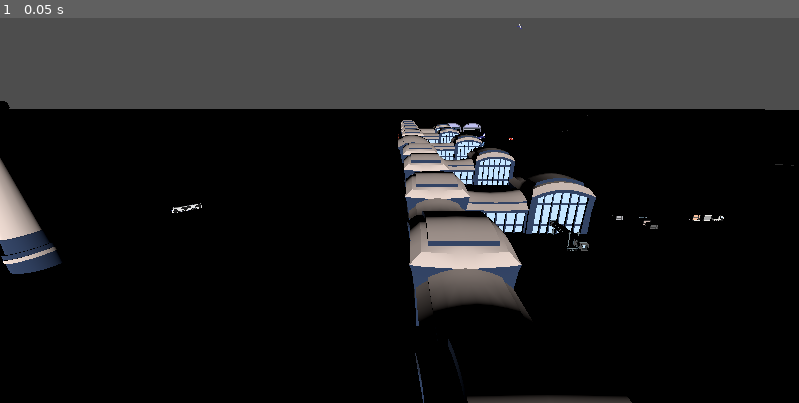
Above: before the commit, frame 1.
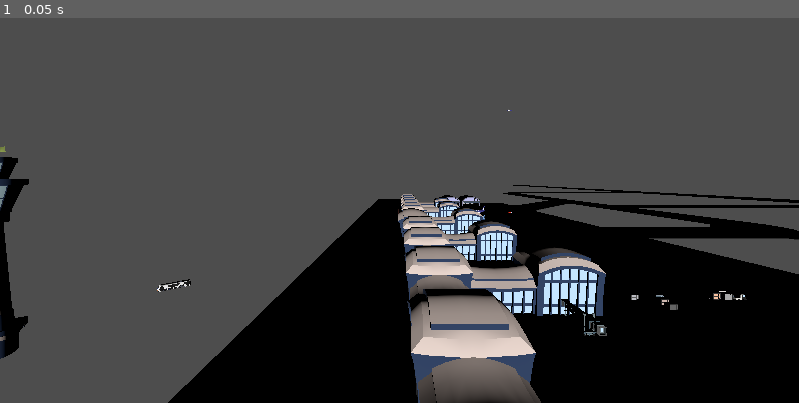
Above: after the commit, the same moment.

Repository: k3mystra/scuffed-klia
Game: Godot game, scene res://AirportScene.tscn
Same seed, same stepped clock (60 frames per second), same inputs: the game is played once before the commit and once after it.
Inputs:
- Up to frame 1 (0.05 s): no input

The runs differ from the first frame. In frame 1, 52% of the frame differs, in the area x 0-100%, y 1-100%.

Commit message:
jsfjsadf

Diff:
--- a/src/3DScene/LarpCombat/AirportScene.tscn
+++ b/src/3DScene/LarpCombat/AirportScene.tscn
@@ -168,7 +168,7 @@
 script = ExtResource("1_g5bj2")
 
 [node name="02ControlTowerAirport0" type="MeshInstance3D" parent="." unique_id=1393510959]
-transform = Transform3D(0.98639494, -0.16439342, 0, 0.16439342, 0.98639494, 0, 0, 0, 1, 106.82825, 47.904205, 45.32083)
+transform = Transform3D(1, 0, 0, 0, 1, 0, 0, 0, 1, 106.82825, 47.904205, 45.32083)
 mesh = ExtResource("1_pitgv")
 
 [node name="06TunnelAirport0" type="MeshInstance3D" parent="." unique_id=180191624]
@@ -191,7 +191,7 @@
 transform = Transform3D(1, 0, 0, 0, 1, 0, 0, 0, 1, 0, 235, 210)
 
 [node name="Camera3D" type="Camera3D" parent="." unique_id=855623862]
-transform = Transform3D(1, 0, 0, 0, 0.9688128, 0.24779384, 0, -0.24779384, 0.9688128, 282.9624, 73, 169)
+transform = Transform3D(1, 0, 0, 0, 1, 0, 0, 0, 1, 282.9624, 73, 169)
 
 [node name="AnimationPlayer" type="AnimationPlayer" parent="." unique_id=2010793360]
 libraries/ = SubResource("AnimationLibrary_e8og4")
@@ -202,6 +202,7 @@
 
 [node name="floor" type="CSGBox3D" parent="." unique_id=863255073]
 transform = Transform3D(10000, 0, 0, 0, 2, 0, 0, 0, 10000, 0, -1, 0)
+visible = false
 use_collision = true
 metadata/_edit_lock_ = true
 
@@ -678,7 +679,7 @@
 mesh = ExtResource("18_3qk8v")
 
 [node name="182AirplaneAirport4" type="MeshInstance3D" parent="." unique_id=416263852]
-transform = Transform3D(-4.731349e-08, -1.6476598e-09, 0.99999964, -0.41596323, 0.9093814, -1.8182329e-08, -0.9093811, -0.41596338, -4.3711374e-08, 1500.4215, 748.66516, 1887.4998)
+transform = Transform3D(-4.7313492e-08, -1.6476616e-09, 0.99999964, -0.41596323, 0.9093814, -1.8182325e-08, -0.9093811, -0.41596335, -4.3711374e-08, 1500.4215, 748.66516, 1887.4998)
 mesh = ExtResource("18_3qk8v")
 
 [node name="Path3D2" type="Path3D" parent="." unique_id=1071812615]
@@ -690,7 +691,7 @@
 transform = Transform3D(-0.05574209, -4.6216886e-07, 0.9982863, 1.4208602e-14, 0.9999703, 4.6282906e-07, -0.9982863, 2.5806496e-08, -0.05574209, -0.014007568, -0.043935776, 0.23114014)
 
 [node name="Plane1" type="MeshInstance3D" parent="Path3D2/PathFollow3D" unique_id=1575685215]
-transform = Transform3D(-0.73444027, 0.6769295, 0.04861974, 0.6774303, 0.7355454, -0.007820679, -0.04105607, 0.027192663, -0.99878675, -2577.0059, 834.99493, -1267.289)
+transform = Transform3D(-0.73444027, 0.6769295, 0.04861974, 0.6774302, 0.73554546, -0.007820677, -0.04105607, 0.027192663, -0.99878675, -2577.0059, 834.99493, -1267.289)
 mesh = ExtResource("18_3qk8v")
 
 [node name="181AirplaneAirport0" type="MeshInstance3D" parent="." unique_id=1324812760]
@@ -748,8 +749,8 @@
 curve = SubResource("Curve3D_ijc6k")
 
 [node name="PathFollow3D" type="PathFollow3D" parent="Path3D" unique_id=1951737533]
-transform = Transform3D(-8.36732e-09, 0.81497085, -0.579179, -5.956623e-08, 0.57917833, 0.8149718, 0.9993556, 4.134524e-08, 4.3726796e-08, -489.94507, -4.069336, -1.982544)
+transform = Transform3D(-8.36732e-09, 0.81497085, -0.579179, -5.956623e-08, 0.57917833, 0.8149718, 0.9993556, 4.1345235e-08, 4.3726796e-08, -489.94507, -4.069336, -1.982544)
 
 [node name="Airplane1" type="MeshInstance3D" parent="Path3D/PathFollow3D" unique_id=580011685]
-transform = Transform3D(-0.99908936, -5.0429255e-05, 0.042667244, 0.0347791, 0.57832414, 0.81506544, -0.024716597, 0.8158071, -0.57779574, -1119.9646, 1320.0935, -1437.8179)
+transform = Transform3D(-0.99908936, -5.041808e-05, 0.042667236, 0.034779105, 0.578324, 0.8150655, -0.024716582, 0.81580716, -0.5777956, -1119.9646, 1320.0935, -1437.8179)
 mesh = ExtResource("18_3qk8v")
--- a/src/3DScene/LarpCombat/project.godot
+++ b/src/3DScene/LarpCombat/project.godot
@@ -12,7 +12,7 @@
 
 config/name="New Game Project"
 run/main_scene="uid://dvdhap7mpgc60"
-config/features=PackedStringArray("4.6", "GL Compatibility")
+config/features=PackedStringArray("4.7", "GL Compatibility")
 config/icon="res://icon.svg"
 
 [physics]
Not shown, changed: src/CameraControl.cpp
